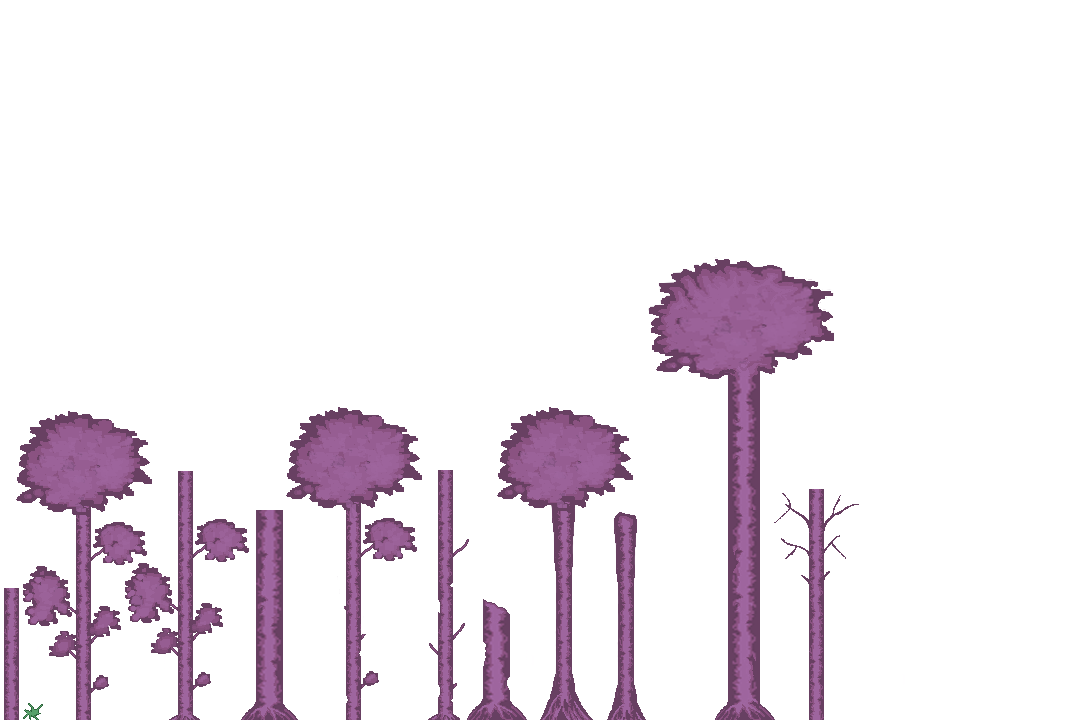
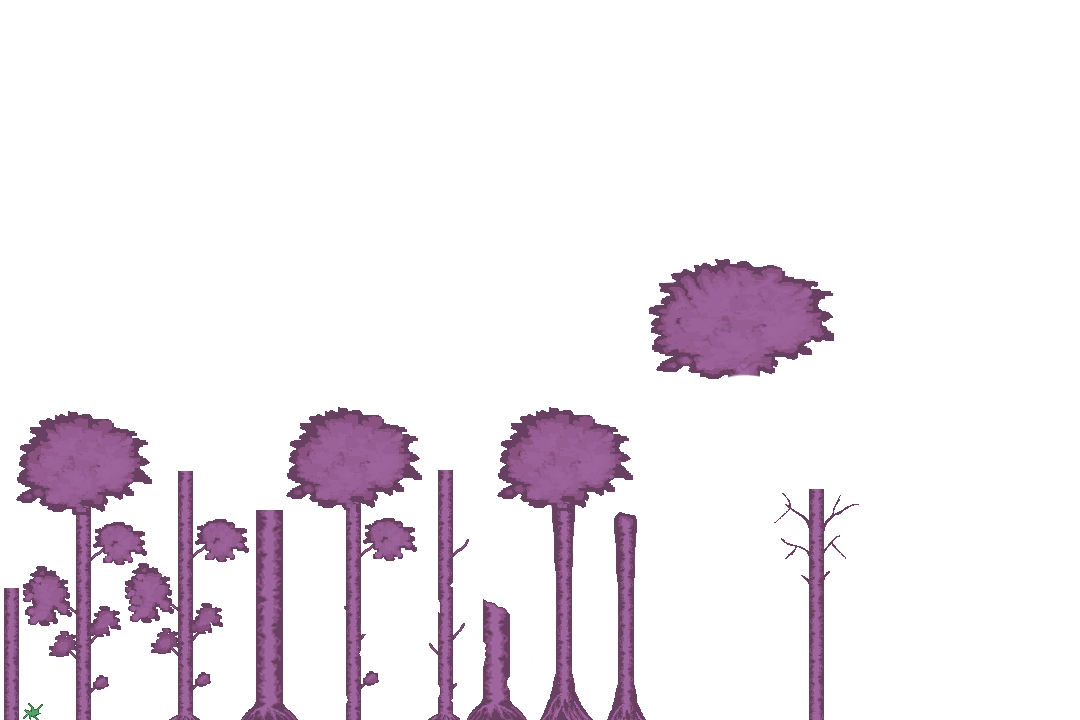
Layered file, before and after one edit (1080×720). Changes by layer:
added layer "圖層 4" above "巨樹葉" over 728, 374, 760, 379
hid "巨樹葉" over 715, 374, 775, 720
